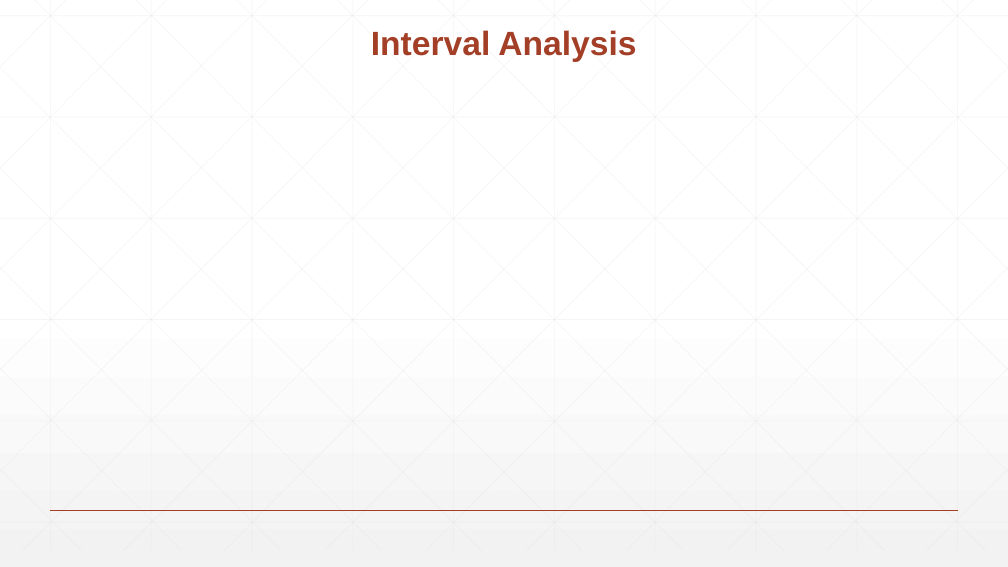
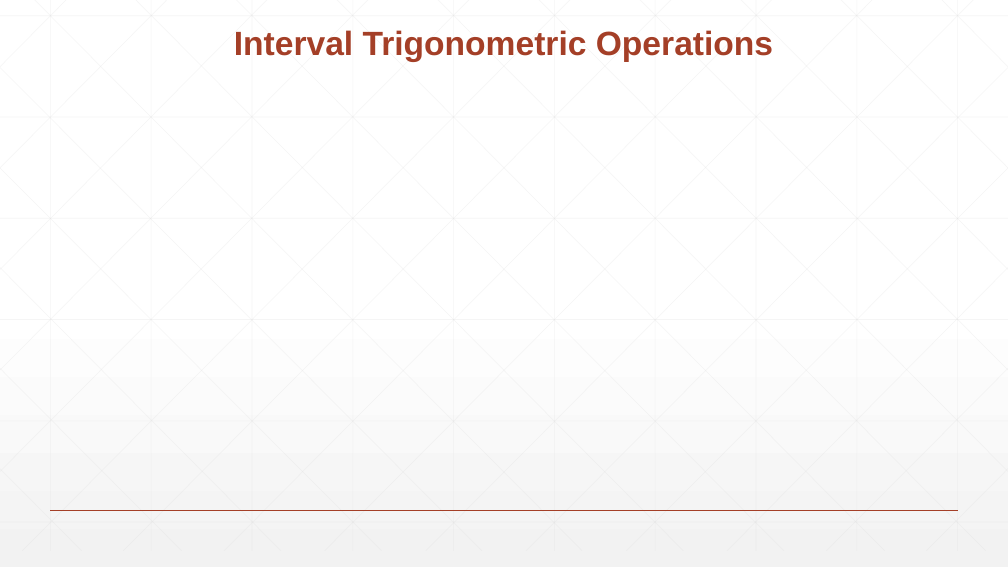
Before and after one commit to knasiotis/postgraduate_thesis, a slide deck: slide 12 of thesis/presentation.pptx (slide 9 before the commit). Drawn at 1008x567 pixels with LibreOffice and Linux fonts; fonts in the diff are those of the drawing; grey boxes stand for pictures. Boxes give left, top, right and bottom in pixels: in the first picture for what was removed or moved away, otherwise in the second. Text is boxed around its words. In the diff, an @@ line names an element or a change of style, - is before the commit and + after.

```diff
--- a/thesis/presentation.pptx
+++ b/thesis/presentation.pptx
@@ title at (234,30,773,62): text changed @@
-Interval Analysis
+Interval Trigonometric Operations
```
Also in this commit, not shown: 27 other slides changed, 17 slides added, 11 slides removed, 1 other file.
